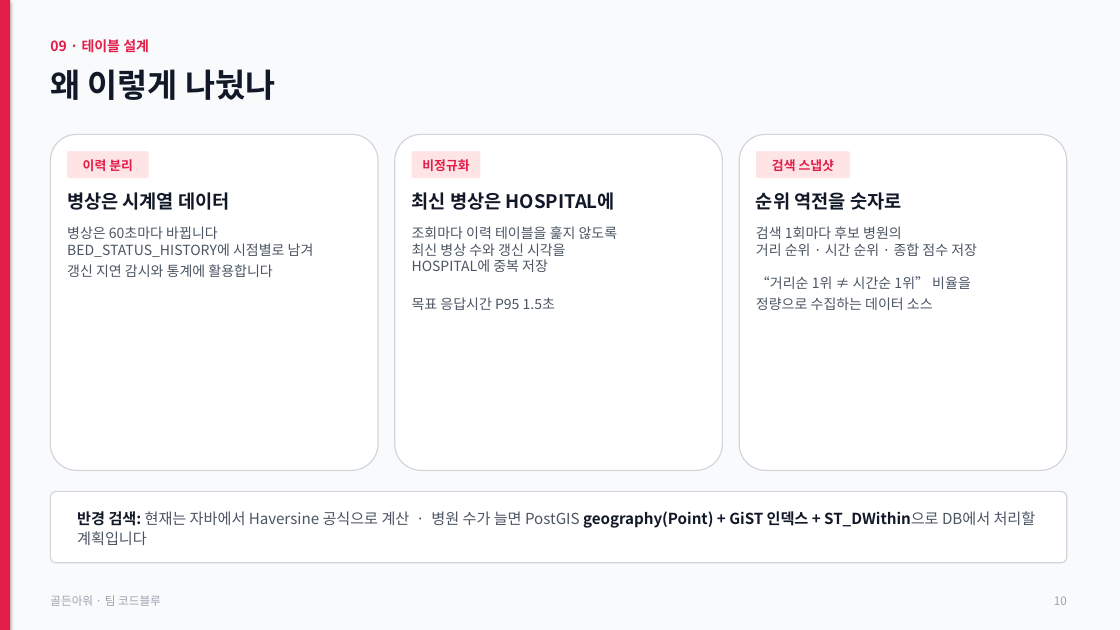
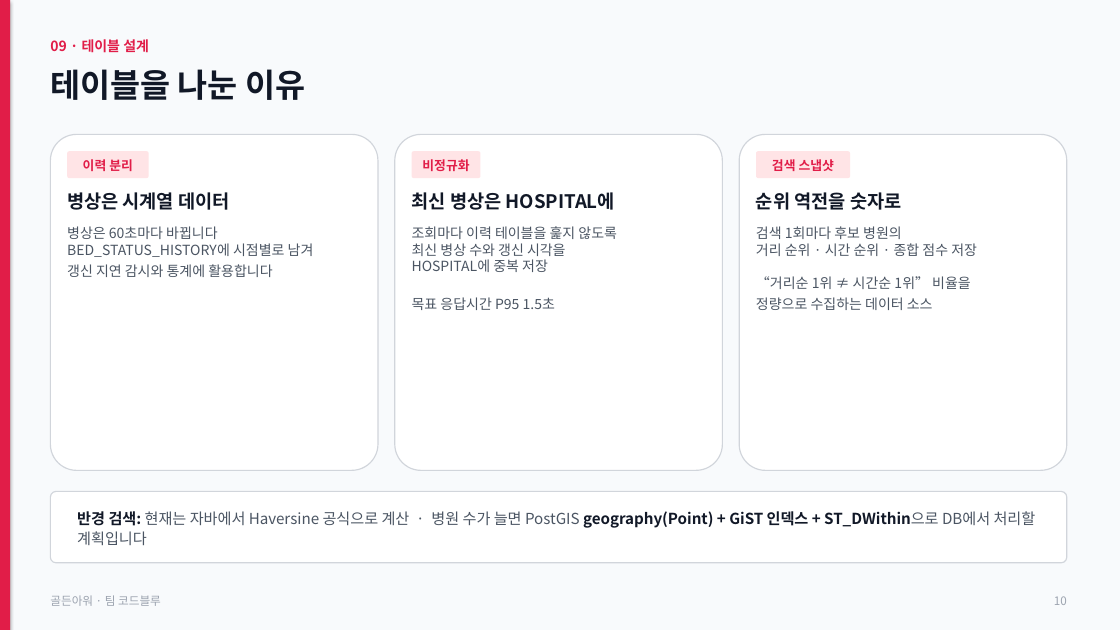
Before and after one commit to jhh1216/hourppt, a slide deck: slide 10 of golden-hour.pptx. Drawn at 1120x630 pixels with LibreOffice and Linux fonts; fonts in the diff are those of the drawing. Boxes give left, top, right and bottom in pixels: in the first picture for what was removed or moved away, otherwise in the second. Text is boxed around its words. In the diff, an @@ line names an element or a change of style, - is before the commit and + after.

```diff
--- a/golden-hour.pptx
+++ b/golden-hour.pptx
@@ text at bbox=[50, 69, 305, 100]: text changed @@
-왜 이렇게 나눴나
+테이블을 나눈 이유
```
Also in this commit, not shown: 7 other slides changed, 2 other files.
